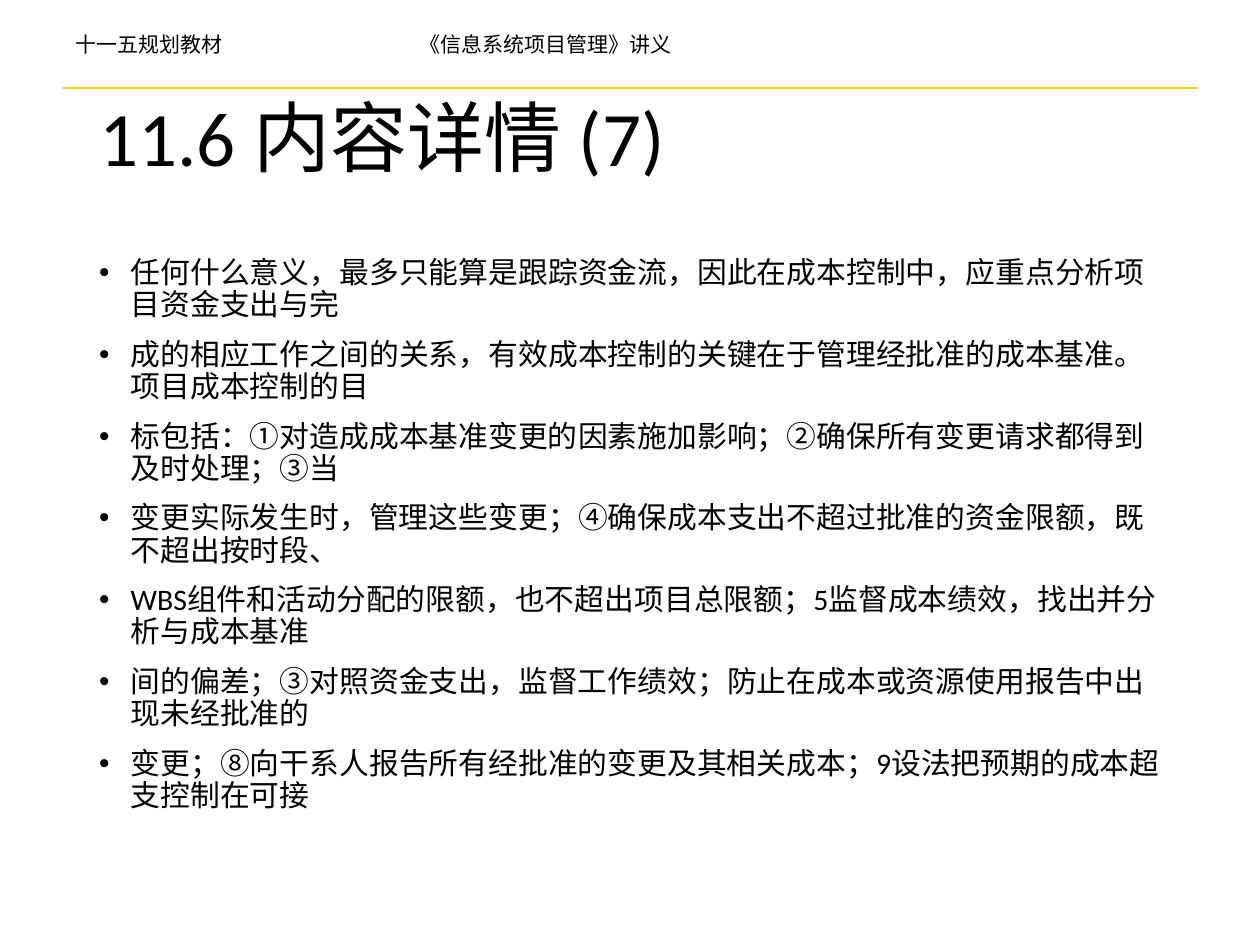
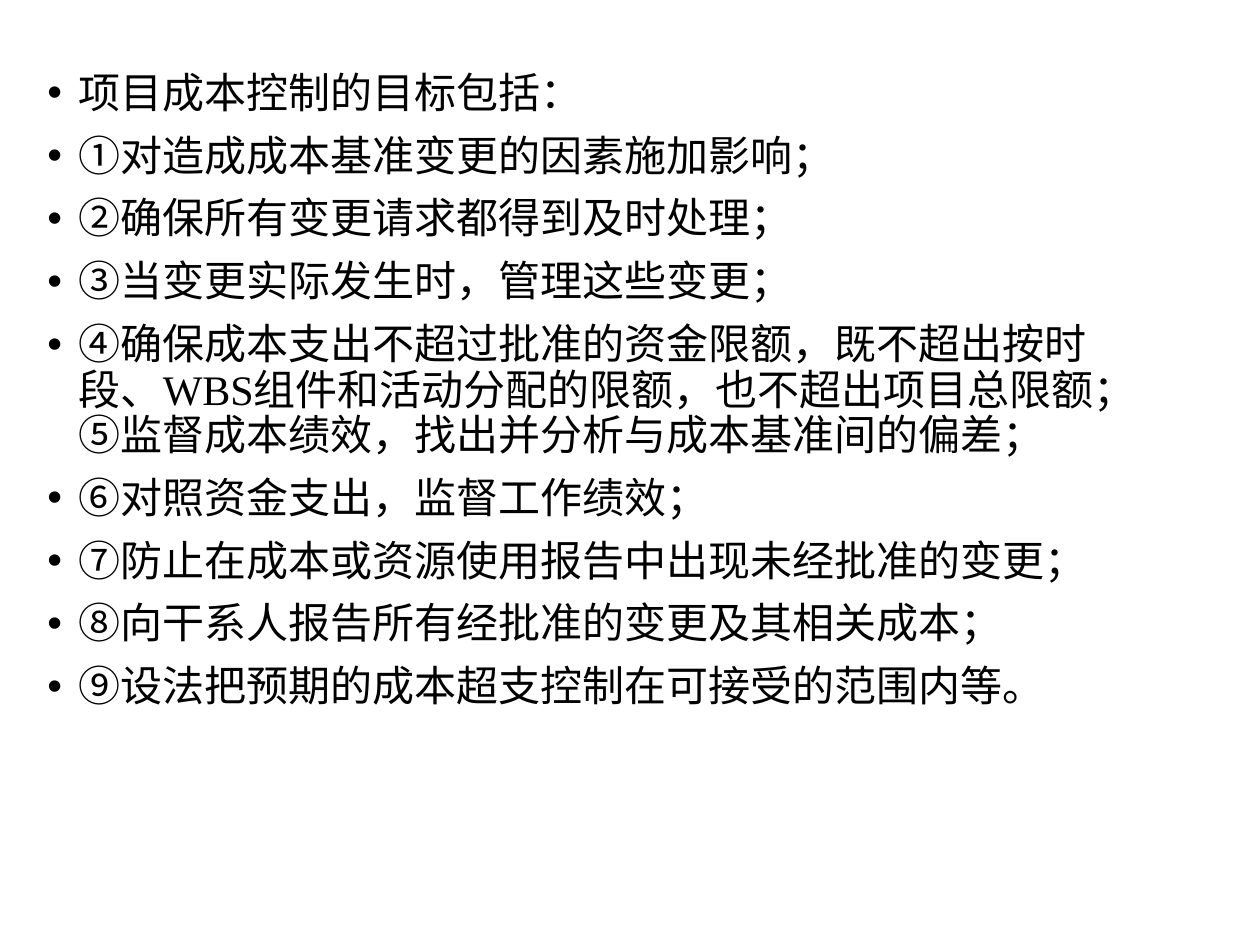
Before and after one commit to yanghui58/project_manager, a slide deck: slide 40 of 第5章 项目成本管理-yh.pptx (slide 50 before the commit). Drawn at 1260x945 pixels with LibreOffice and Linux fonts; fonts in the diff are those of the drawing; background and template pictures are left out. Boxes give left, top, right and bottom in pixels: in the first picture for what was removed or moved away, otherwise in the second. Text is boxed around its words. In the diff, an @@ line names an element or a change of style, - is before the commit and + after.

Commit message:
对项目成本管理进行了更新

```diff
--- a/第5章 项目成本管理-yh.pptx
+++ b/第5章 项目成本管理-yh.pptx
@@ text removed at box(75, 34, 672, 54) @@
-十一五规划教材 《信息系统项目管理》讲义
@@ line removed from (63, 88) to (1197, 88) @@
@@ text at box(79, 72, 1136, 705): text changed; size 17 to 24 pt; font Calibri to Times New Roman @@
-• 任何什么意义，最多只能算是跟踪资金流，因此在成本控制中，应重点分析项目资金支出与完
-• 成的相应工作之间的关系，有效成本控制的关键在于管理经批准的成本基准。项目成本控制的目
-• 标包括：①对造成成本基准变更的因素施加影响；②确保所有变更请求都得到及时处理；③当
-• 变更实际发生时，管理这些变更；④确保成本支出不超过批准的资金限额，既不超出按时段、
-• WBS组件和活动分配的限额，也不超出项目总限额；5监督成本绩效，找出并分析与成本基准
-• 间的偏差；③对照资金支出，监督工作绩效；防止在成本或资源使用报告中出现未经批准的
-• 变更；⑧向干系人报告所有经批准的变更及其相关成本；9设法把预期的成本超支控制在可接
+• 项目成本控制的目标包括：
+• ①对造成成本基准变更的因素施加影响；
+• ②确保所有变更请求都得到及时处理；
+• ③当变更实际发生时，管理这些变更；
+• ④确保成本支出不超过批准的资金限额，既不超出按时段、WBS组件和活动分配的限额，也不超出项目总限额；⑤监督成本绩效，找出并分析与成本基准间的偏差；
+• ⑥对照资金支出，监督工作绩效；
+• ⑦防止在成本或资源使用报告中出现未经批准的变更；
+• ⑧向干系人报告所有经批准的变更及其相关成本；
+• ⑨设法把预期的成本超支控制在可接受的范围内等。
@@ title removed at box(99, 88, 665, 177) @@
-11.6 内容详情 (7)
```
Also in this commit, not shown: 40 other slides changed, 11 slides added, 59 slides removed.
